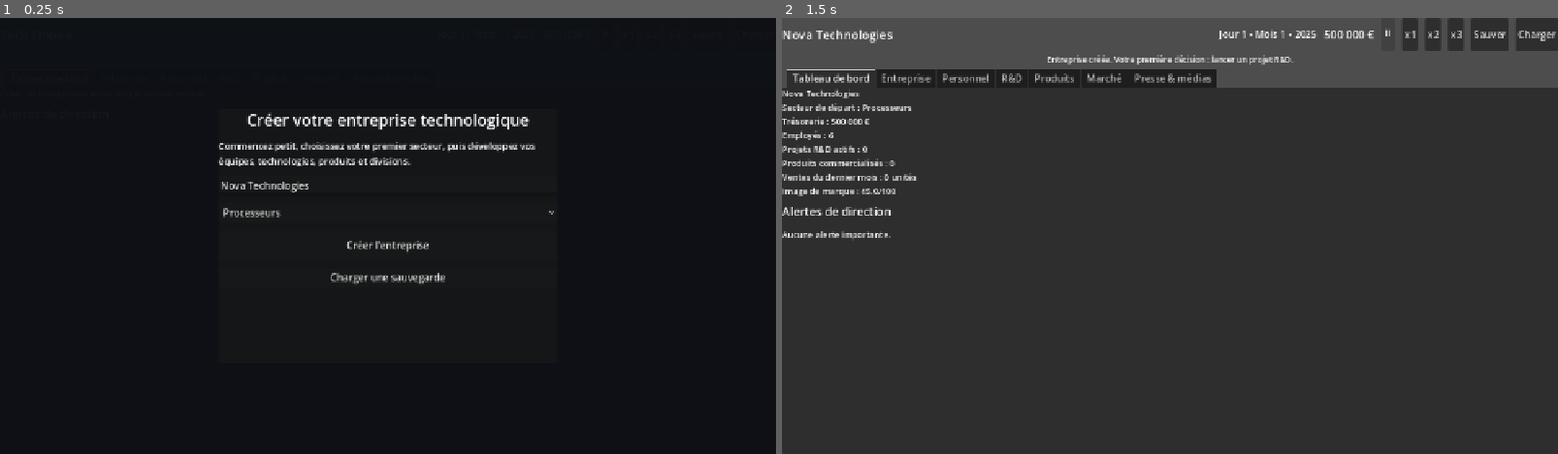
Above: before the commit, frames 1-2 (left to right).
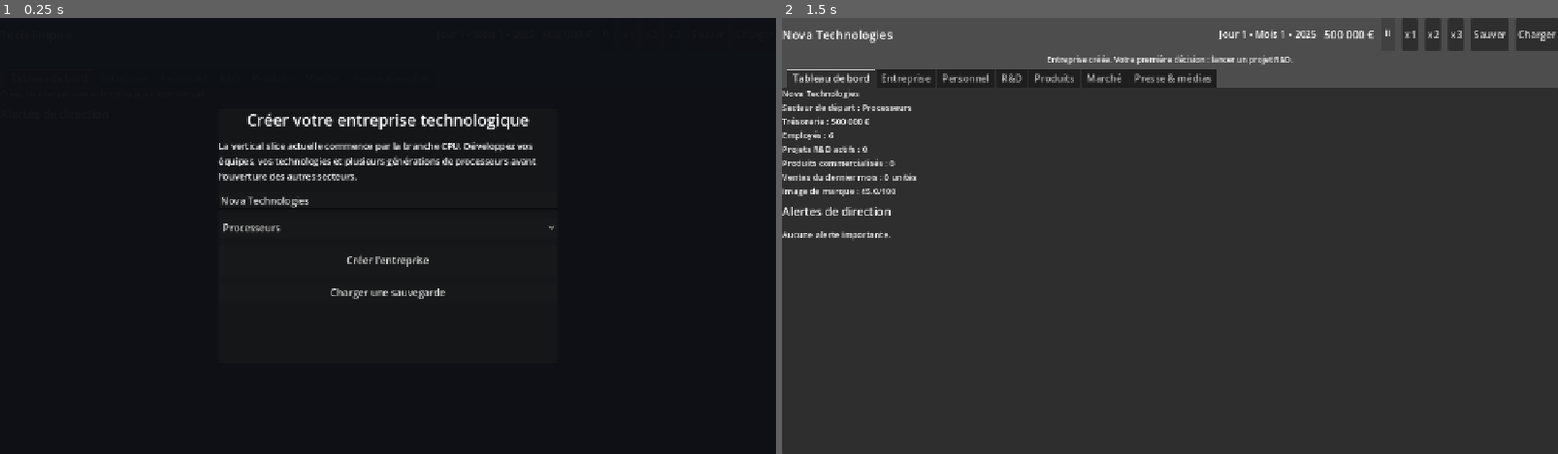
Above: after the commit, the same moments.

Repository: vadorus/addonhardwaregame2d
Game: Godot game, scene res://main.tscn
The game is run twice, just before and just after one commit, with the same random seed, the same clock (stepped at 60 frames per second) and the same inputs.
Inputs:
- Up to frame 1 (0.25 s): no input
- Up to frame 2 (1.5 s): click "Créer l'entreprise" at 0.5 s; click "⏸" at 1.25 s

The runs differ from the first frame. In frame 1, 2.1% of the frame differs, in the area x 28-72%, y 28-65%; in frame 2, nothing differs.

Commit message:
feat: focus prototype on CPU vertical slice

Diff:
--- a/main.gd
+++ b/main.gd
@@ -172,6 +172,9 @@
 	var scroll := _tab_scroll("R&D")
 	var box: VBoxContainer = scroll.get_child(0)
 	box.add_child(_section("Lancer un développement produit"))
+	var scope_note := _label("Vertical slice actuelle : processeurs (CPU). Les autres branches sont affichées mais verrouillées pour plus tard.", 13)
+	scope_note.autowrap_mode = TextServer.AUTOWRAP_WORD_SMART
+	box.add_child(scope_note)
 	var grid := GridContainer.new(); grid.columns=2; box.add_child(grid)
 	grid.add_child(_label("Nom du produit",14)); rd_name=LineEdit.new(); rd_name.placeholder_text="X-Core One"; grid.add_child(rd_name)
 	grid.add_child(_label("Secteur",14)); rd_sector=OptionButton.new(); _fill_sector_options(rd_sector); grid.add_child(rd_sector)
@@ -221,7 +224,7 @@
 	var panel:=PanelContainer.new(); panel.custom_minimum_size=Vector2(560,420); center.add_child(panel)
 	var box:=VBoxContainer.new(); box.add_theme_constant_override("separation",14); panel.add_child(box)
 	var title:=_label("Créer votre entreprise technologique",26); title.horizontal_alignment=HORIZONTAL_ALIGNMENT_CENTER; box.add_child(title)
-	var desc:=_label("Commencez petit, choisissez votre premier secteur, puis développez vos équipes, technologies, produits et divisions.",15); desc.autowrap_mode=TextServer.AUTOWRAP_WORD_SMART; box.add_child(desc)
+	var desc:=_label("La vertical slice actuelle commence par la branche CPU. Développez vos équipes, vos technologies et plusieurs générations de processeurs avant l’ouverture des autres secteurs.",15); desc.autowrap_mode=TextServer.AUTOWRAP_WORD_SMART; box.add_child(desc)
 	setup_name=LineEdit.new(); setup_name.placeholder_text="Nom de l'entreprise"; setup_name.text="Nova Technologies"; box.add_child(setup_name)
 	setup_sector=OptionButton.new(); _fill_sector_options(setup_sector); box.add_child(setup_sector)
 	var start:=Button.new(); start.text="Créer l'entreprise"; start.custom_minimum_size.y=48; start.pressed.connect(_start_new_game); box.add_child(start)
@@ -258,7 +261,17 @@
 	option.clear(); for key in items.keys(): option.add_item(str(items[key])); option.set_item_metadata(option.item_count-1,str(key))
 
 func _fill_sector_options(option: OptionButton):
-	option.clear(); for key in GameData.get_sector_keys(): option.add_item(str(GameData.SECTORS[key].label)); option.set_item_metadata(option.item_count-1,str(key))
+	option.clear()
+	for key in GameData.get_sector_keys():
+		var sector_key := str(key)
+		var active := GameData.is_sector_active(sector_key)
+		var item_label := str(GameData.SECTORS[key].label)
+		if not active:
+			item_label += " — à venir"
+		option.add_item(item_label)
+		var item_index := option.item_count - 1
+		option.set_item_metadata(item_index, sector_key)
+		option.set_item_disabled(item_index, not active)
 
 func _fill_segment_options(option: OptionButton):
 	option.clear(); for key in GameData.get_segment_keys(): option.add_item(str(GameData.SEGMENTS[key].label)); option.set_item_metadata(option.item_count-1,str(key))
--- a/project.godot
+++ b/project.godot
@@ -14,7 +14,7 @@
 
 [application]
 
-config/name="Tech Empire Prototype V0.2"
+config/name="Tech Empire Prototype V0.2.3 — CPU"
 run/main_scene="uid://e28phl1nvy5i"
 config/features=PackedStringArray("4.7", "Forward Plus")
 config/icon="res://icon.svg"
--- a/scripts/CompanyManager.gd
+++ b/scripts/CompanyManager.gd
@@ -40,7 +40,7 @@
 
 func reset(name: String, sector: String, capital: int = 500_000):
 	company_name = name.strip_edges() if not name.strip_edges().is_empty() else "Nova Technologies"
-	starting_sector = sector
+	starting_sector = sector if GameData.is_sector_active(sector) else "CPU"
 	founded_year = 2025
 	created = true
 	reputation = {
@@ -110,6 +110,8 @@
 	return clampf(0.78 + leader_quality / 420.0, 0.65, 1.10)
 
 func create_subsidiary(name: String, sector: String, capital: int) -> bool:
+	if not GameData.is_sector_active(sector):
+		return false
 	if capital < 50000 or Economy.money < capital:
 		return false
 	Economy.add_expense(capital, "Capital filiale")
--- a/scripts/GameData.gd
+++ b/scripts/GameData.gd
@@ -6,6 +6,10 @@
 ]
 
 const PHASES := ["Concept", "Architecture", "Prototype", "Alpha", "Beta", "Validation"]
+
+# La vertical slice actuelle est volontairement limitée aux processeurs.
+# Les autres secteurs restent paramétrés pour leurs futures branches.
+const ACTIVE_SECTORS := ["CPU"]
 
 const SECTORS := {
 	"CPU": {
@@ -124,6 +128,12 @@
 	"EXTERNAL": {"label":"Composants / technologie externe", "speed":1.26, "knowledge":0.48, "quality":0.98, "cost":0.82, "internal_ratio":0.22}
 }
 
+func get_active_sector_keys() -> Array:
+	return ACTIVE_SECTORS.duplicate()
+
+func is_sector_active(sector: String) -> bool:
+	return ACTIVE_SECTORS.has(sector)
+
 func get_sector_keys() -> Array:
 	return SECTORS.keys()
 
--- a/scripts/ResearchManager.gd
+++ b/scripts/ResearchManager.gd
@@ -25,6 +25,8 @@
 	projects_changed.emit()
 
 func start_project(project_name: String, sector: String, segment: String, approach: String, focus: String, monthly_budget: int) -> bool:
+	if not GameData.is_sector_active(sector):
+		return false
 	if Economy.money < maxi(monthly_budget, 10000):
 		return false
 	var active_count := 0
--- a/scripts/SimulationManager.gd
+++ b/scripts/SimulationManager.gd
@@ -3,10 +3,11 @@
 signal month_processed(report)
 
 func reset_all(company_name: String, starting_sector: String):
+	var active_sector := starting_sector if GameData.is_sector_active(starting_sector) else "CPU"
 	TimeManager.reset()
-	CompanyManager.reset(company_name, starting_sector, 500_000)
-	PersonnelManager.reset(starting_sector)
-	ResearchManager.reset(starting_sector)
+	CompanyManager.reset(company_name, active_sector, 500_000)
+	PersonnelManager.reset(active_sector)
+	ResearchManager.reset(active_sector)
 	PatentManager.reset()
 	ProductManager.reset()
 	MarketManager.reset()
--- a/tests/smoke_test.gd
+++ b/tests/smoke_test.gd
@@ -2,7 +2,17 @@
 
 func _ready() -> void:
   print("[CI] Tech Empire smoke test starting")
-  SimulationManager.reset_all("CI Test", "CPU")
+  SimulationManager.reset_all("CI Test", "GPU")
+  if CompanyManager.starting_sector != "CPU":
+    _fail("Inactive starting sector was not normalized to CPU")
+    return
+  if GameData.get_active_sector_keys() != ["CPU"]:
+    _fail("CPU must be the only active sector")
+    return
+  var forbidden: bool = ResearchManager.start_project("Forbidden GPU", "GPU", "MAINSTREAM", "INTERNAL", "PERFORMANCE", 42_000)
+  if forbidden:
+    _fail("Inactive GPU branch accepted a research project")
+    return
   if not CompanyManager.created:
     _fail("Company was not created")
     return
Not shown, changed: .github/workflows/godot-ci.yml
Not shown, changed: README.md
Not shown, changed: docs/PROTOTYPE_V02.md
